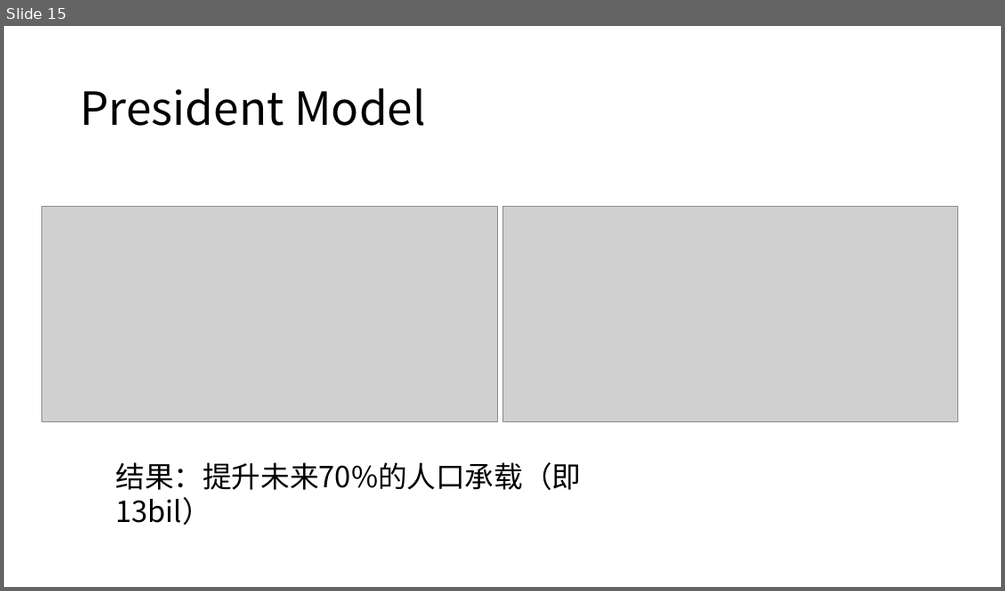
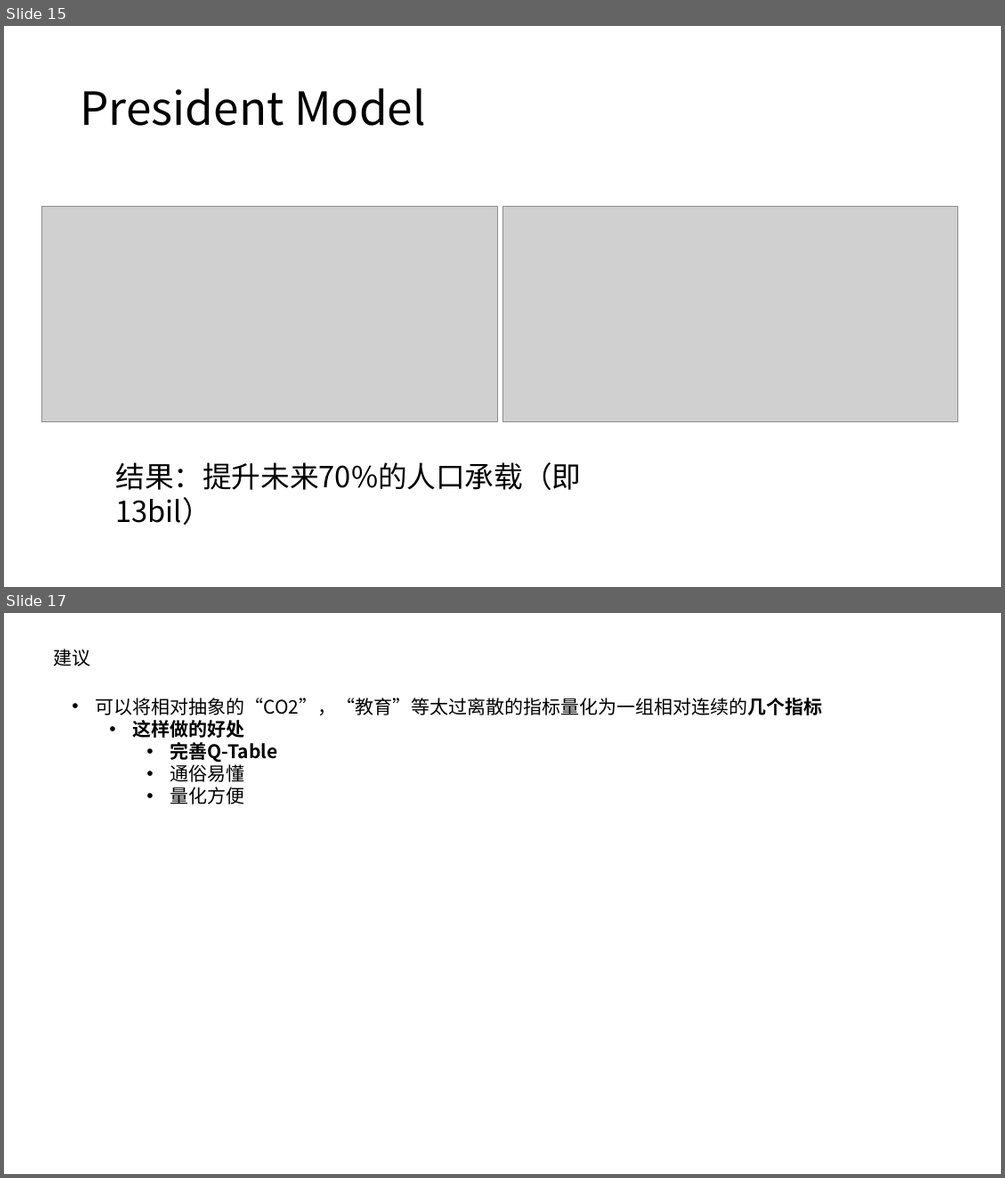
Before and after one commit to stOOrz-Mathematical-Modelling-Group/2019_IMMC_20048439, a slide deck: Arti1.pptx. Shown one above the other, each under a label of ours: slide 15 before the commit, slides 15 and 17 after it; the slides between them are not shown. The pictures are 1005x591 and 1005x1178 pixels, drawn with LibreOffice and Linux fonts; fonts in the diff are those of the drawing; grey boxes stand for pictures. Boxes give left, top, right and bottom in pixels: in the first picture for what was removed or moved away, otherwise in the second. Text is boxed around its words. In the diff, an @@ line names an element or a change of style, - is before the commit and + after.

```diff
--- a/Arti1.pptx
+++ b/Arti1.pptx
@@ slide 17 added at box(4, 613, 1001, 1174), background #FFFFFF @@
@@ text added at box(54, 649, 91, 666), 18 pt, text #000000 @@
+建议
@@ text added at box(96, 698, 823, 804), 18 pt, text #000000 @@
+• 可以将相对抽象的“CO2”，“教育”等太过离散的指标量化为一组相对连续的几个指标
+  • 这样做的好处
+    • 完善Q-Table
+    • 通俗易懂
+    • 量化方便
```
Also in this commit, not shown: 1 slide changed.
